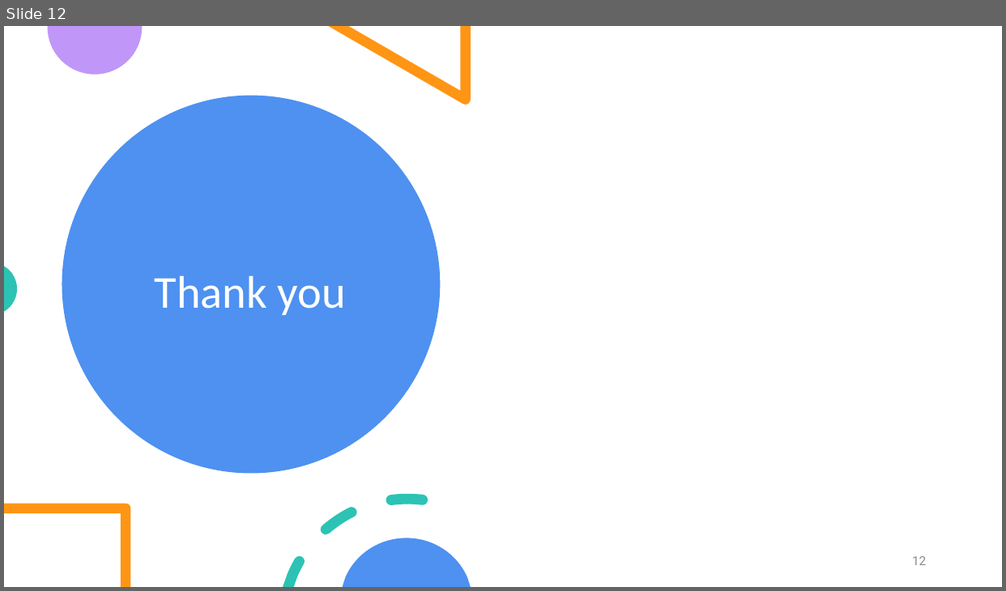
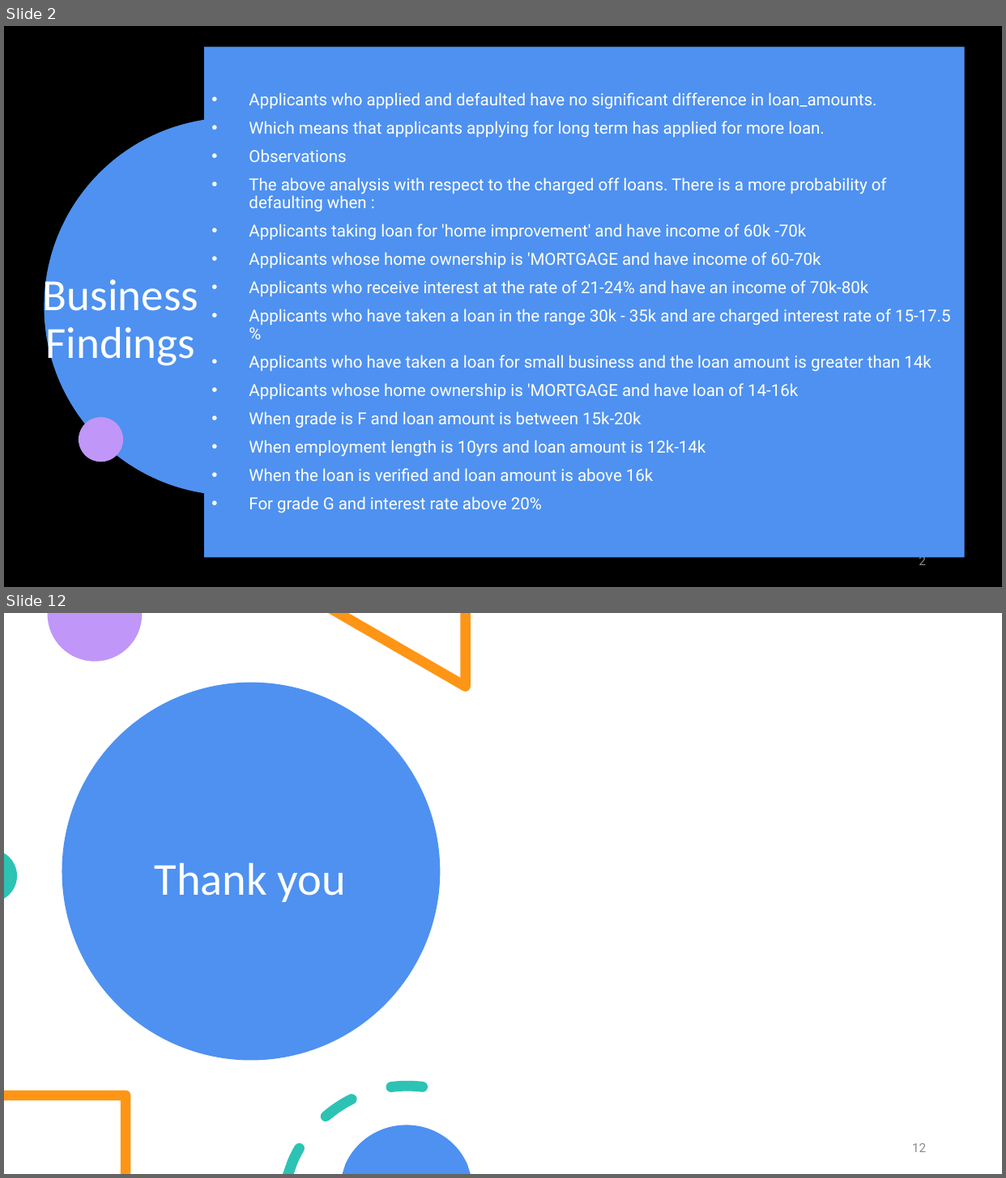
Before and after one commit to jamesrajesh76/LendingClubRiskAnalysis, a slide deck: 3. Lending Club – Case Study.pptx. Shown one above the other, each under a label of ours: slide 12 before the commit, slides 2 and 12 after it; the slides between them are not shown. The pictures are 1006x591 and 1006x1178 pixels, drawn with LibreOffice and Linux fonts; fonts in the diff are those of the drawing. Boxes give left, top, right and bottom in pixels: in the first picture for what was removed or moved away, otherwise in the second. Text is boxed around its words. In the diff, an @@ line names an element or a change of style, - is before the commit and + after.

```diff
--- a/3. Lending Club – Case Study.pptx
+++ b/3. Lending Club – Case Study.pptx
@@ slide 2 added at [4,26,1002,587], background #000000 @@
@@ text added at [204,47,965,558], fill #4E91F0, 16 pt, text #FFFFFF @@
+• Applicants who applied and defaulted have no significant difference in loan_amounts.
+• Which means that applicants applying for long term has applied for more loan.
+• Observations
+• The above analysis with respect to the charged off loans. There is a more probability of defaulting when :
+• Applicants taking loan for 'home improvement' and have income of 60k -70k
+• Applicants whose home ownership is 'MORTGAGE and have income of 60-70k
+• Applicants who receive interest at the rate of 21-24% and have an income of 70k-80k
+• Applicants who have taken a loan in the range 30k - 35k and are charged interest rate of 15-17.5 %
+• Applicants who have taken a loan for small business and the loan amount is greater than 14k
+• Applicants whose home ownership is 'MORTGAGE and have loan of 14-16k
+• When grade is F and loan amount is between 15k-20k
+• When employment length is 10yrs and loan amount is 12k-14k
+• When the loan is verified and loan amount is above 16k
+• For grade G and interest rate above 20%
@@ arc (boxed as its full ellipse) added at [671,58,1002,393], outline #2CC3B4 10 pt dashed @@
@@ ellipse added at [44,118,422,495], fill #4E91F0 @@
@@ text added at [43,273,198,369], 42.9 pt, text #FFFFFF @@
+Business Findings
@@ ellipse added at [79,417,124,463], fill #C097F8 @@
@@ page number added at [918,555,926,565], 12 pt, text #8C8C8C @@
+2
```
Also in this commit, not shown: 8 slides changed, 2 other slides added, 3 slides removed, 3 other files.
